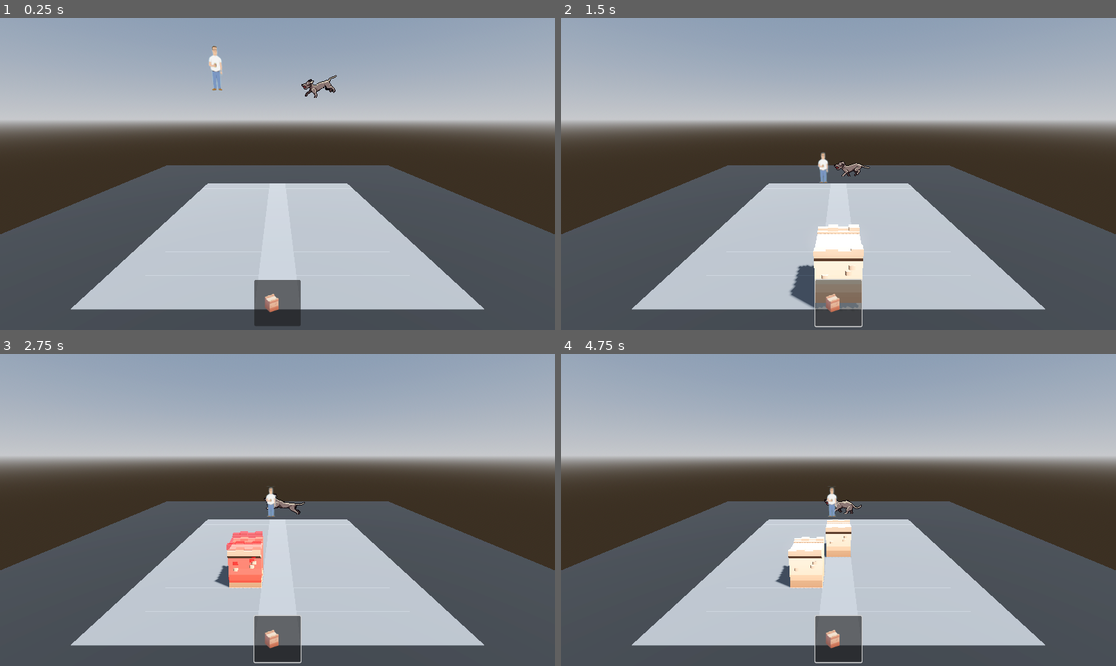
Above: before the commit, frames 1-4 (two rows, left to right).
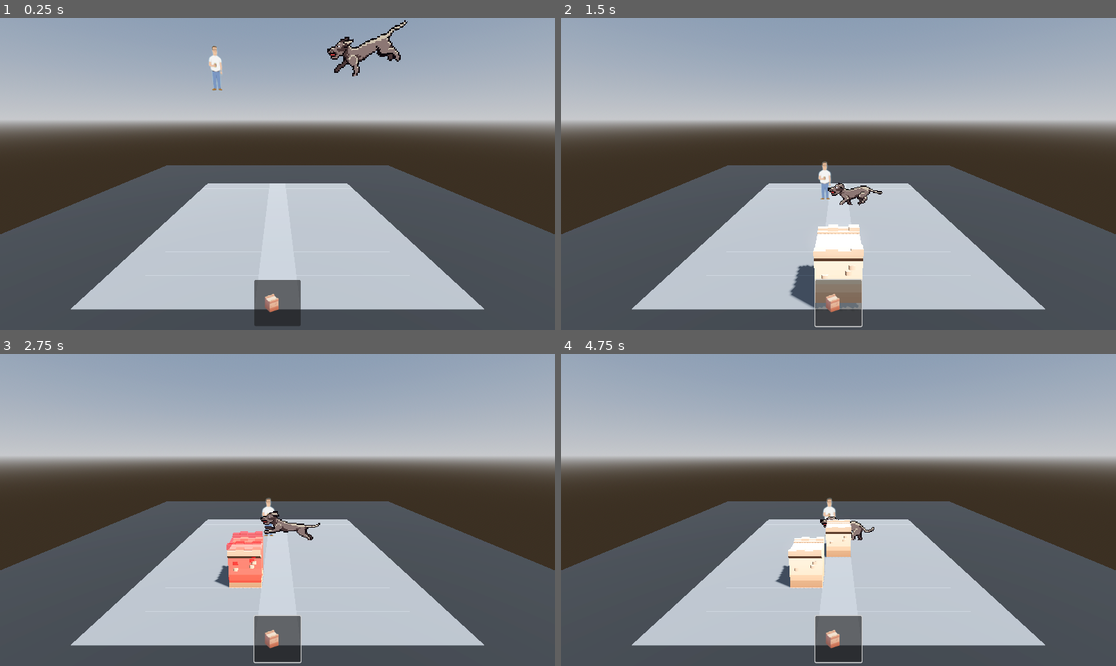
Above: after the commit, the same moments.

Repository: BattuKhann/CatDefense
Game: Godot game, scene res://Scenes/test_scene_sri.tscn
The game is run twice, just before and just after one commit, with the same random seed, the same clock (stepped at 60 frames per second) and the same inputs.
Inputs (mouse positions are in pixels of both pictures, inside the frame that each line leads up to):
- Up to frame 1 (0.25 s): no input
- Up to frame 2 (1.5 s): tap Enter (ui_accept) at 0.5, 0.77 s; move the mouse to (960, 158) at 0.52 s; hold Right (ui_right) 0.53-1.25 s; click (960, 158) at 0.67 s; click (838, 301) at 1.25 s
- Up to frame 3 (2.75 s): drag from (166, 525) to (249, 572) at 2.02 s
- Up to frame 4 (4.75 s): move the mouse to (894, 441) at 2.77 s; hold Right (ui_right) 2.78-3.5 s; drag from (810, 572) to (672, 463) at 3.52 s; move the mouse to (1005, 556) at 4.27 s; hold Left (ui_left) from 4.28 s (still down); tap Enter (ui_accept) at 4.52 s

The runs differ from the first frame. In frame 1, 1.1% of the frame differs, in the area x 54-74%, y 0-26%; in frame 2, 0.7%; in frame 3, 0.7%; in frame 4, 0.5%.
Error in both runs: Invalid access to property or key 'tower' on a base object of type 'StaticBody3D'. (res://Scripts/placement_system.gd:77)

Commit message:
test push

Diff:
--- a/Scenes/test_scene_sri.tscn
+++ b/Scenes/test_scene_sri.tscn
@@ -77,7 +77,7 @@
 [node name="TestingNode" type="Node3D" parent="."]
 
 [node name="DobermanEnemy" parent="TestingNode" groups=["enemy"] instance=ExtResource("6_0c6lx")]
-transform = Transform3D(1, 0, 0, 0, 1, 0, 0, 0, 1, -8, 7, -3)
+transform = Transform3D(1, 0, 0, 0, 1, 0, 0, 0, 1, 0, 7, -3)
 
 [node name="CatTroop" parent="TestingNode" groups=["tower", "tower_group"] instance=ExtResource("7_0hsem")]
 transform = Transform3D(1, 0, 0, 0, 1, 0, 0, 0, 1, -3, 7, 3)
